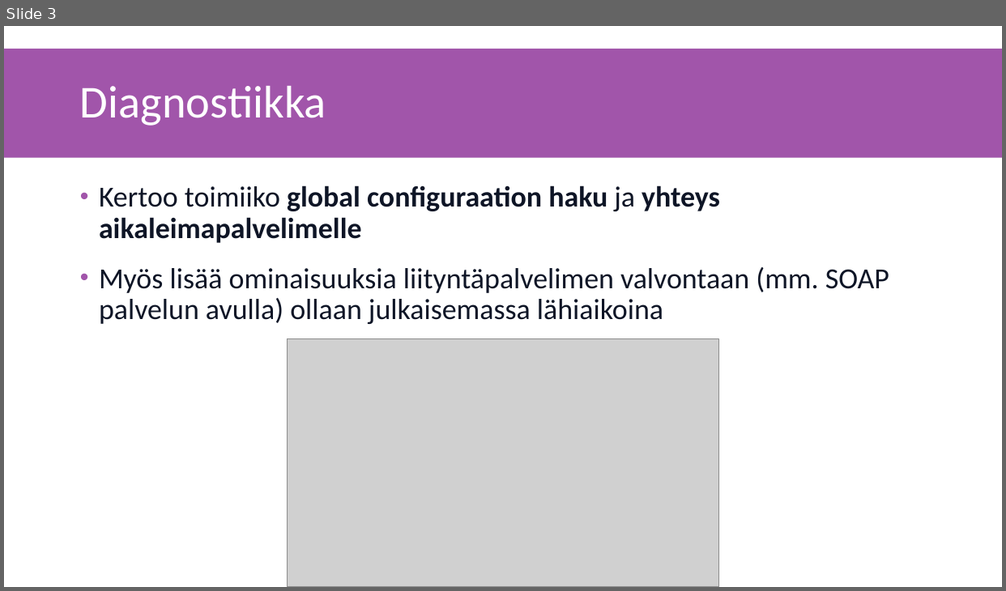
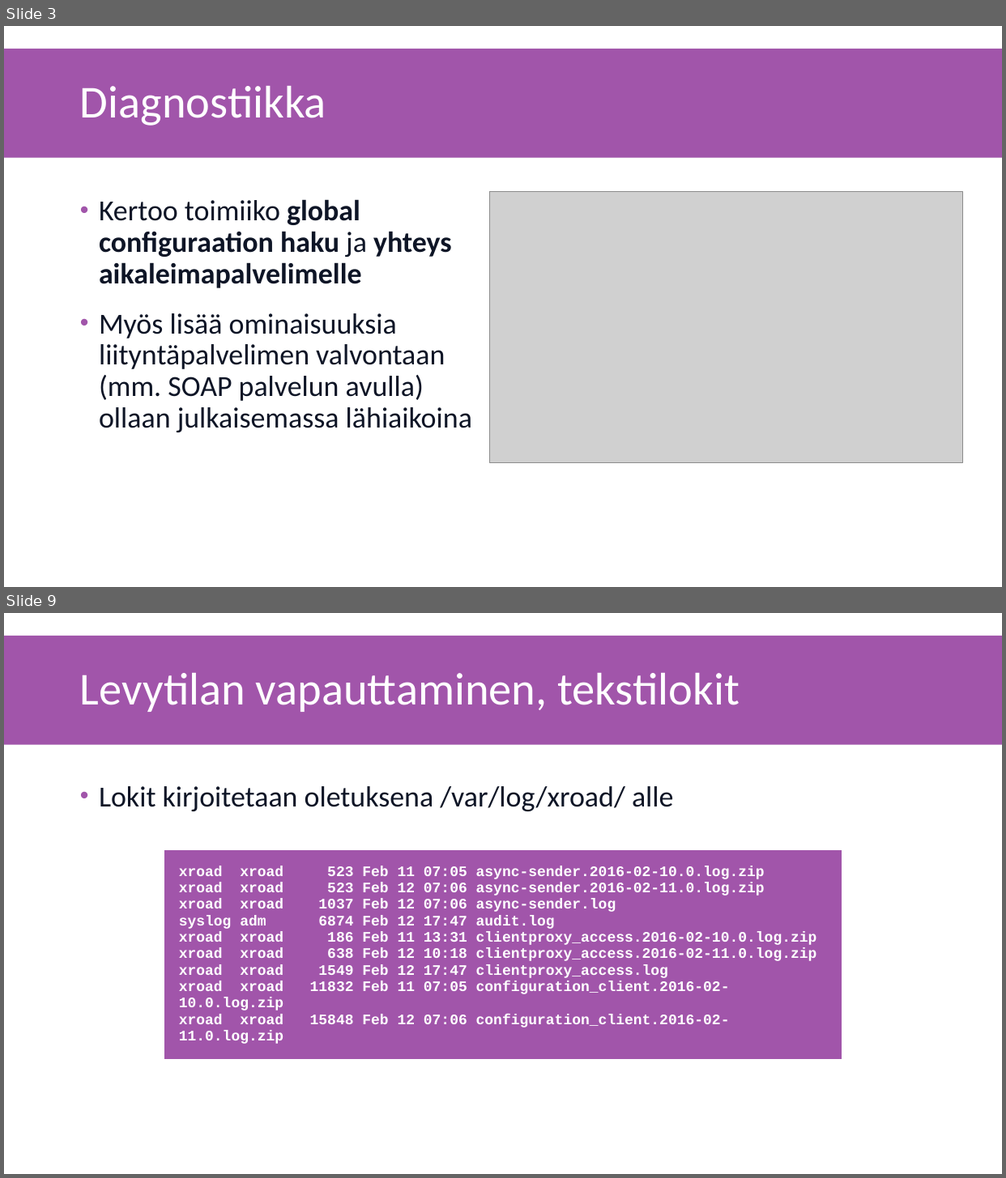
Before and after one commit to gofore/kapa-xroad-presentation, a slide deck: src/2. Admin toiminnot.pptx. Shown one above the other, each under a label of ours: slide 3 before the commit, slides 3 and 9 after it; the slides between them are not shown. The pictures are 1006x591 and 1006x1178 pixels, drawn with LibreOffice and Linux fonts; fonts in the diff are those of the drawing; grey boxes stand for pictures. Boxes give left, top, right and bottom in pixels: in the first picture for what was removed or moved away, otherwise in the second. Text is boxed around its words. In the diff, an @@ line names an element or a change of style, - is before the commit and + after.

```diff
--- a/src/2. Admin toiminnot.pptx
+++ b/src/2. Admin toiminnot.pptx
@@ slide 9 added at (4,613,1002,1174), background #FFFFFF; not listed: 1 template element that a slide beside it also shows @@
@@ title added at (80,673,739,712), 44 pt, text #FFFFFF @@
+Levytilan vapauttaminen, tekstilokit
@@ text added at (99,786,674,811), 28 pt, text #0E1526 @@
+• Lokit kirjoitetaan oletuksena /var/log/xroad/ alle
@@ table added at (164,850,842,1047), 1 rows, 1 columns @@
+xroad xroad 523 Feb 11 07:05 async-sender.2016-02-10.0.log.zip / xroad xroad 523 Feb 12 07:06 async-sender.2016-02-11.0.log.zip / xroad xroad 1037 Feb 12 07:06 async-sender.log / syslog adm 6874 Feb 12 17:47 audit.log / xroad xroad 186 Feb 11 13:31 clientproxy_access.2016-02-10.0.log.zip / xroad xroad 638 Feb 12 10:18 clientproxy_access.2016-02-11.0.log.zip / xroad xroad 1549 Feb 12 17:47 clientproxy_access.log / xroad xroad 11832 Feb 11 07:05 configuration_client.2016-02-10.0.log.zip / xroad xroad 15848 Feb 12 07:06 configuration_client.2016-02-11.0.log.zip
@@ slide 3 changed as well @@
@@ text "Kertoo toimiiko global configuraation haku ..." rewrapped from (99,186,889,324) to (99,199,472,433) @@
@@ picture: place and size @@
-picture at (287,339,719,587)
+picture at (490,192,962,463)
```
Also in this commit, not shown: 6 other slides changed, 1 other slide added, 2 slides removed.
